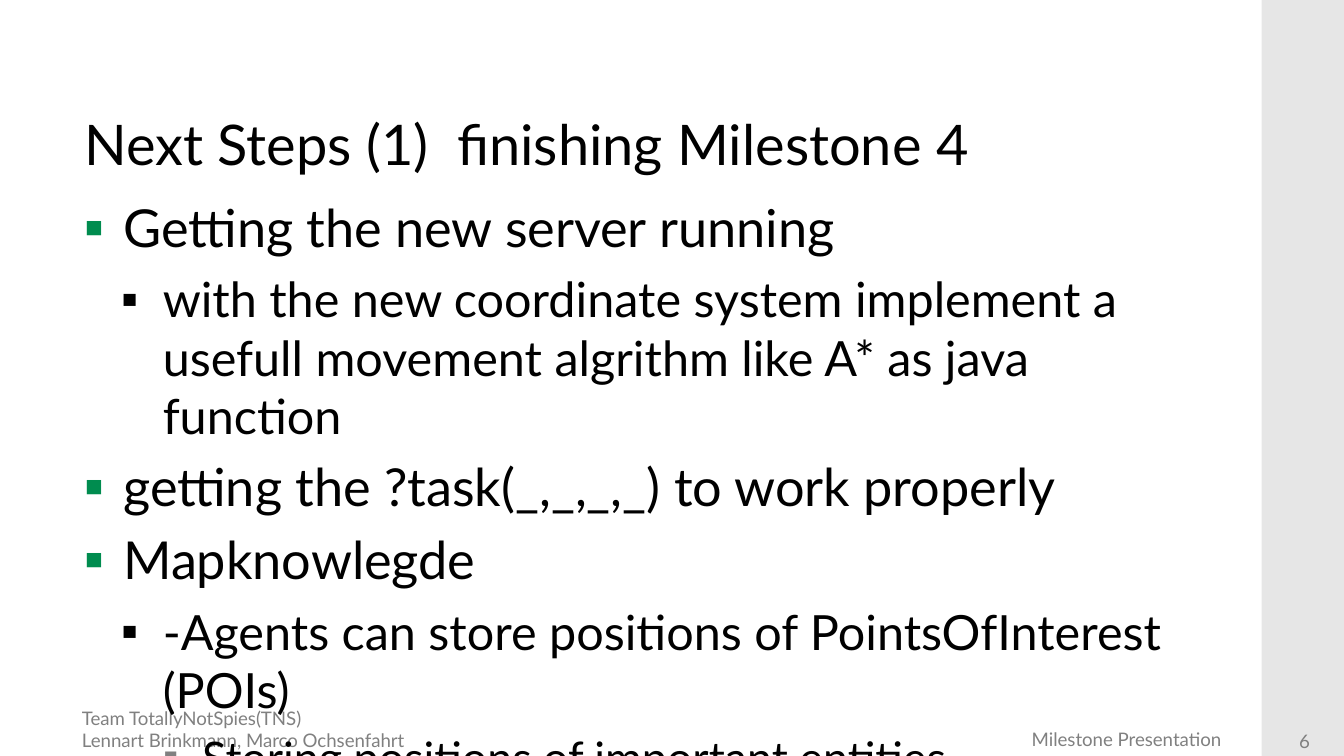
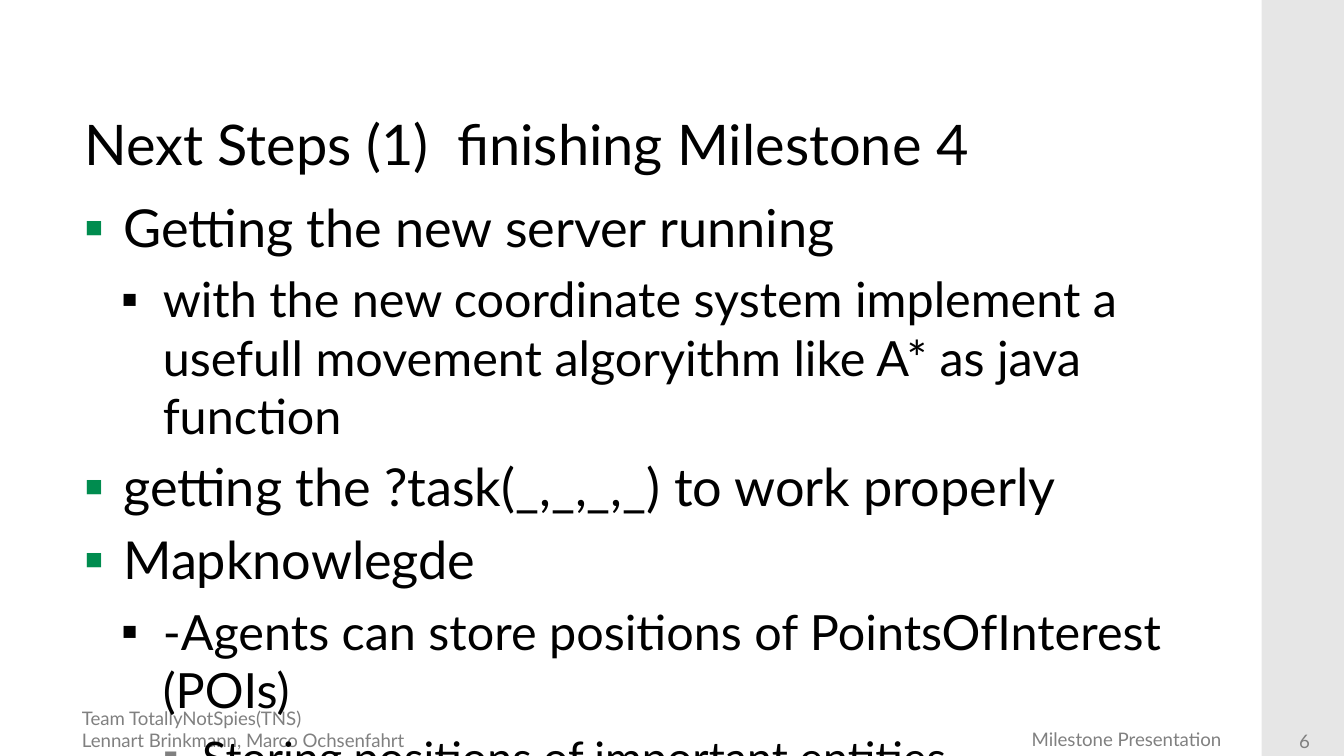
Before and after one commit to DieMango/PiB_Bri_Och, a slide deck: slide 6 of Milestone4 Presentation3.pptx. Drawn at 1344x756 pixels with LibreOffice and Linux fonts; fonts in the diff are those of the drawing; background and template pictures are left out. Boxes give left, top, right and bottom in pixels: in the first picture for what was removed or moved away, otherwise in the second. Text is boxed around its words. In the diff, an @@ line names an element or a change of style, - is before the commit and + after.

```diff
--- a/Milestone4 Presentation3.pptx
+++ b/Milestone4 Presentation3.pptx
@@ text at (163, 281, 1117, 435): text changed @@
-  ▪ with the new coordinate system implement a usefull movement algrithm like A* as java function
+  ▪ with the new coordinate system implement a usefull movement algoryithm like A* as java function
```
Also in this commit, not shown: 1 other slide changed.
